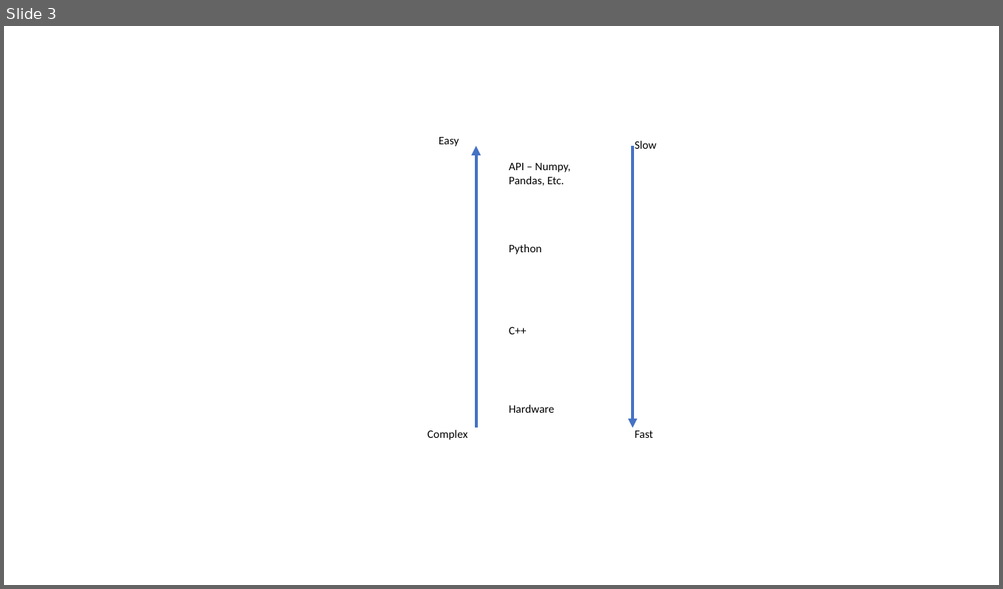
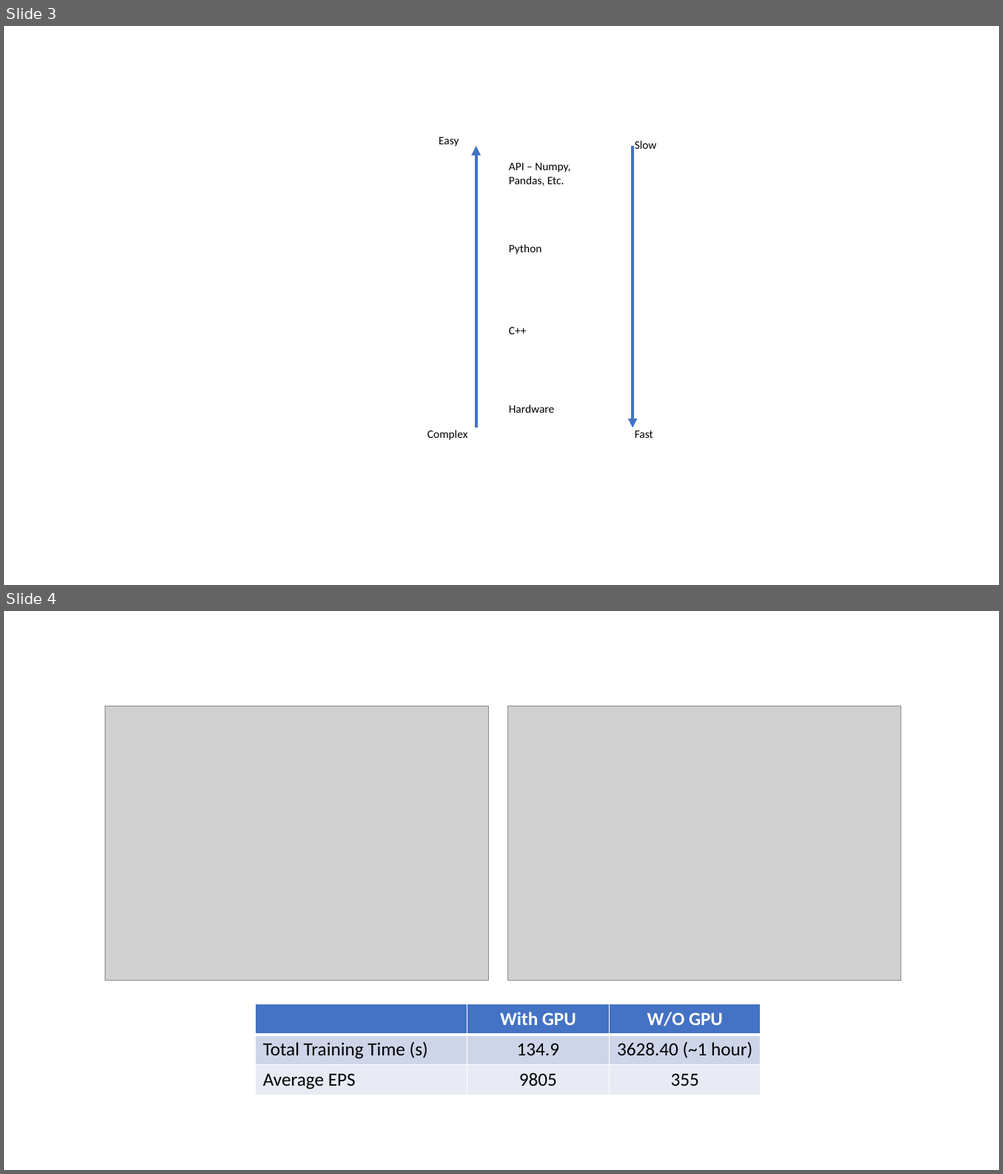
Before and after one commit to kevinclee26/cifar10_benchmark, a slide deck: images/GPU.pptx. Shown one above the other, each under a label of ours: slide 3 before the commit, slides 3 and 4 after it. The pictures are 1003x589 and 1003x1174 pixels, drawn with LibreOffice and Linux fonts; fonts in the diff are those of the drawing; grey boxes stand for pictures. Boxes give left, top, right and bottom in pixels: in the first picture for what was removed or moved away, otherwise in the second. Text is boxed around its words. In the diff, an @@ line names an element or a change of style, - is before the commit and + after.

```diff
--- a/images/GPU.pptx
+++ b/images/GPU.pptx
@@ slide 4 added at [4,611,999,1170], background #FFFFFF @@
@@ picture added at [105,706,489,980] @@
@@ picture added at [508,706,900,980] @@
@@ table added at [256,1005,760,1096], 3 rows, 3 columns @@
+ | With GPU | W/O GPU
+Total Training Time (s) | 134.9 | 3628.40 (~1 hour)
+Average EPS | 9805 | 355
```
Also in this commit, not shown: 1 slide changed.
